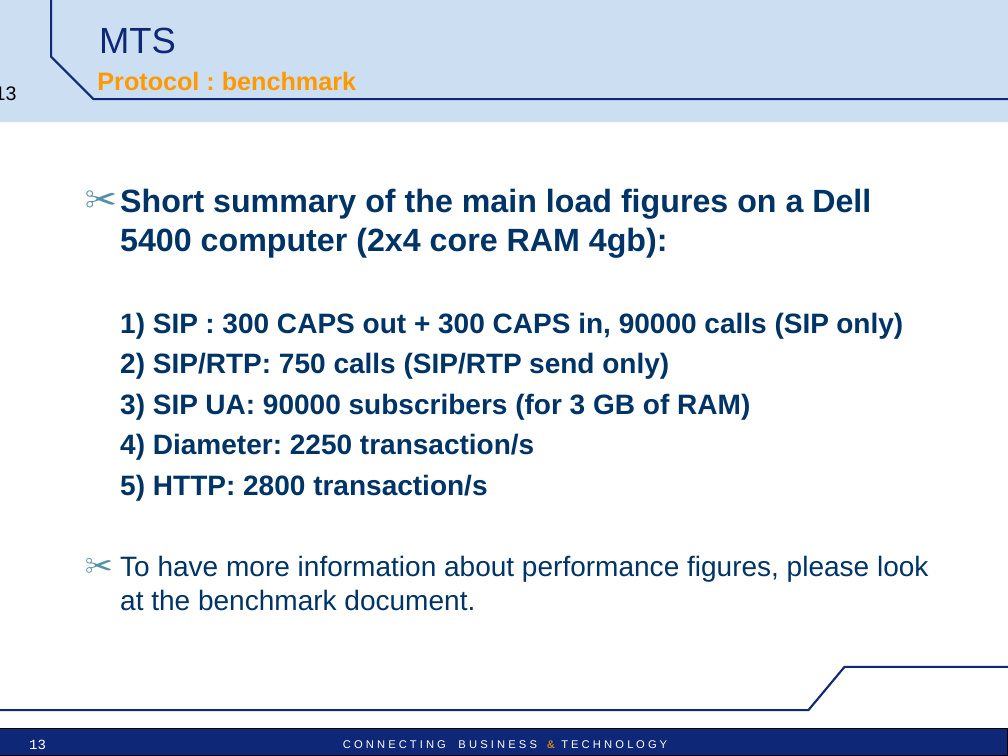
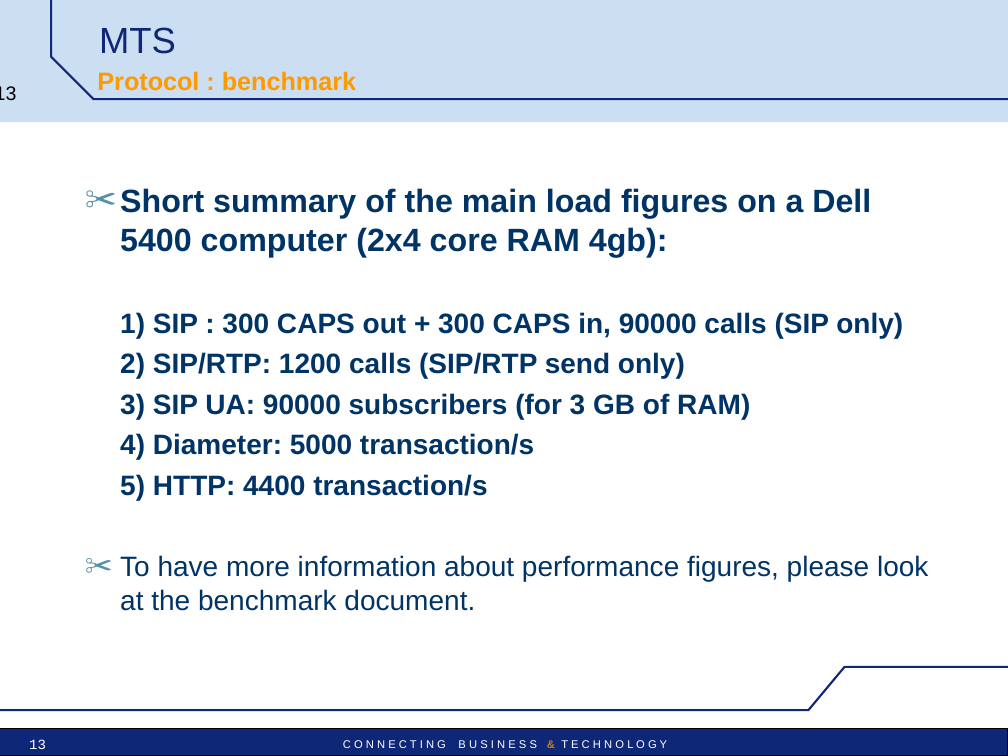
Before and after one commit to satishghiwari/mts-project, a slide deck: slide 13 of mts/src/main/doc/MTS_pres_technical.ppt. Drawn at 1008x756 pixels with LibreOffice and Linux fonts; fonts in the diff are those of the drawing; background and template pictures are left out. Boxes give left, top, right and bottom in pixels: in the first picture for what was removed or moved away, otherwise in the second. Text is boxed around its words. In the diff, an @@ line names an element or a change of style, - is before the commit and + after.

```diff
--- a/mts/src/main/doc/MTS_pres_technical.ppt
+++ b/mts/src/main/doc/MTS_pres_technical.ppt
@@ text at bbox=[120, 352, 685, 378]: text changed @@
-2) SIP/RTP: 750 calls (SIP/RTP send only)
+2) SIP/RTP: 1200 calls (SIP/RTP send only)
@@ text at bbox=[120, 433, 534, 500]: text changed @@
-4) Diameter: 2250 transaction/s
-5) HTTP: 2800 transaction/s
+4) Diameter: 5000 transaction/s
+5) HTTP: 4400 transaction/s
```
Also in this commit, not shown: 9 other slides changed, 2 slides added.
